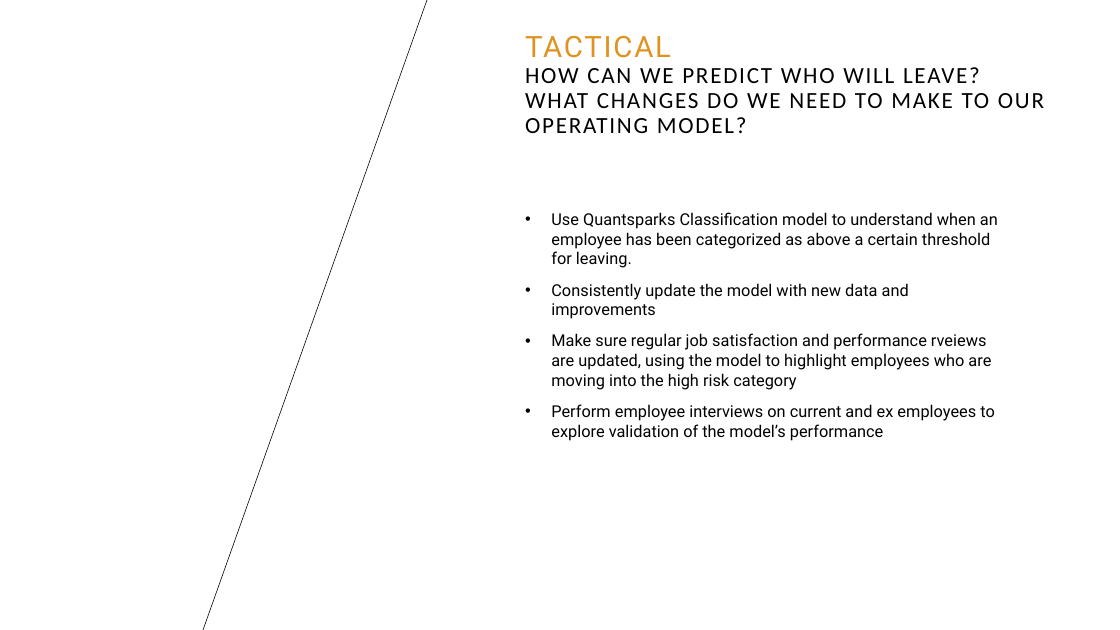
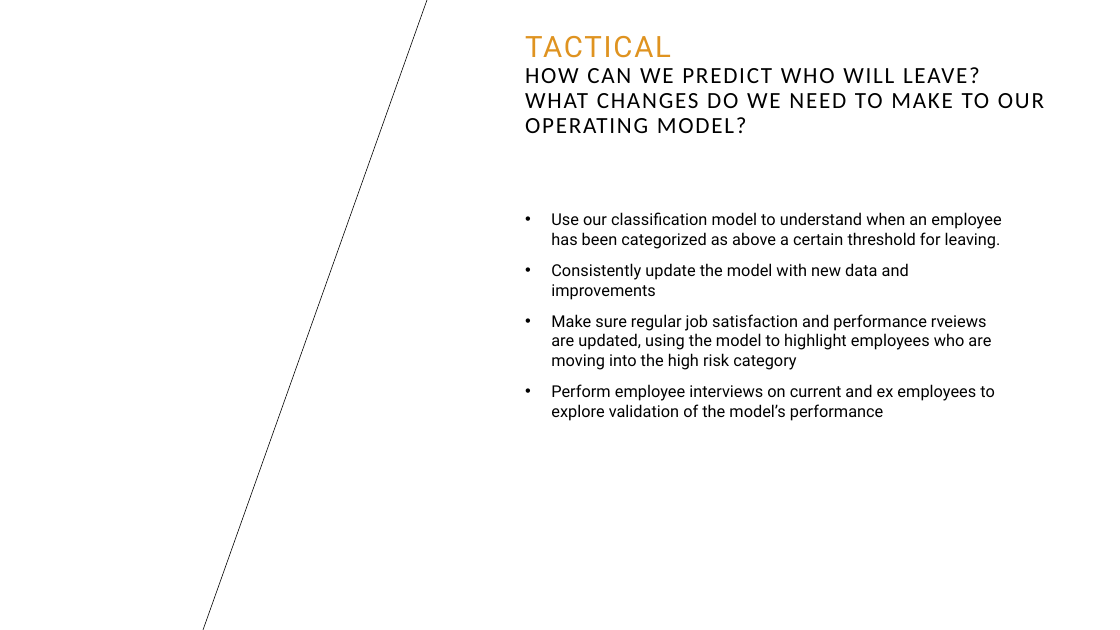
Before and after one commit to PeterLambertGitt/employee_churn, a slide deck: slide 11 of High Performance Employee Churn Presentation - Peter Lambert.pptx. Drawn at 1120x630 pixels with LibreOffice and Linux fonts; fonts in the diff are those of the drawing; background and template pictures are left out. Boxes give left, top, right and bottom in pixels: in the first picture for what was removed or moved away, otherwise in the second. Text is boxed around its words. In the diff, an @@ line names an element or a change of style, - is before the commit and + after.

Commit message:
updated presentation

```diff
--- a/High Performance Employee Churn Presentation - Peter Lambert.pptx
+++ b/High Performance Employee Churn Presentation - Peter Lambert.pptx
@@ text at [551, 212, 1001, 249]: text changed @@
-• Use Quantsparks Classification model to understand when an employee has been categorized as above a certain threshold for leaving.
+• Use our classification model to understand when an employee has been categorized as above a certain threshold for leaving.
```
